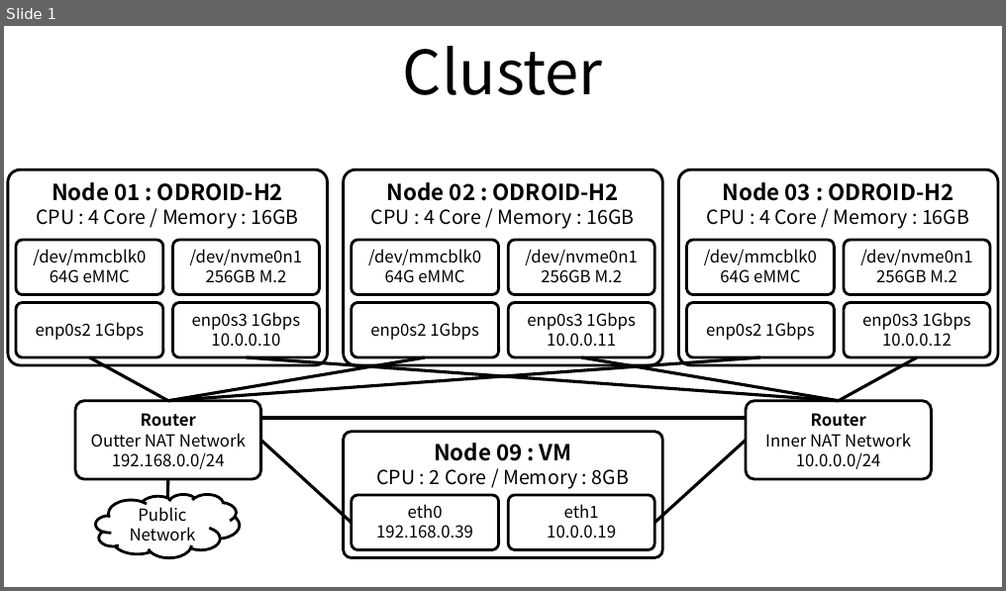
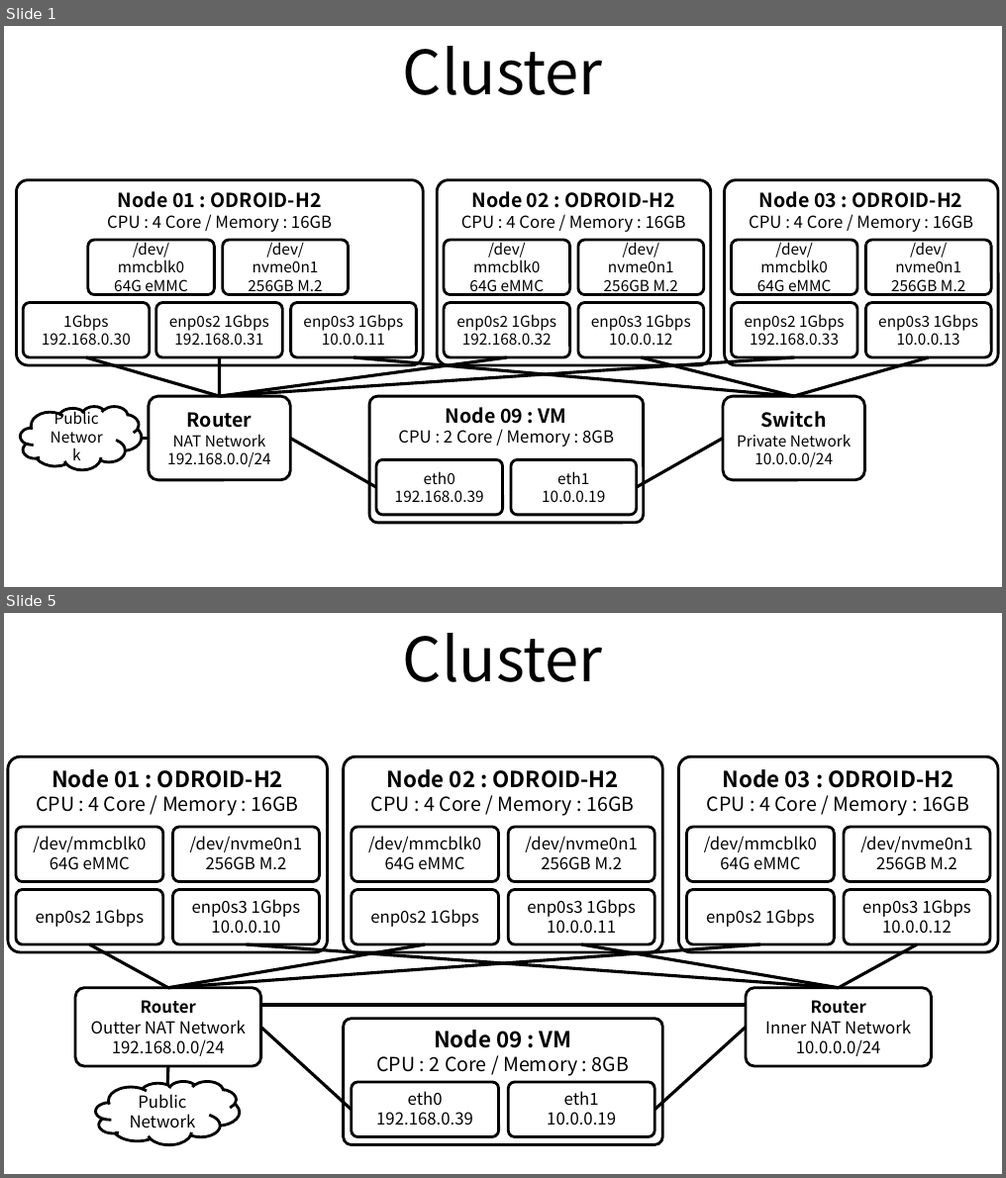
Before and after one commit to ssup2/blog-old, a slide deck: images/record/ODROID-H2_Cluster_Build/ODROID-H2_Cluster_Build.pptx. Shown one above the other, each under a label of ours: slide 1 before the commit, slides 1 and 5 after it; the slides between them are not shown. The pictures are 1006x591 and 1006x1178 pixels, drawn with LibreOffice and Linux fonts; fonts in the diff are those of the drawing. Boxes give left, top, right and bottom in pixels: in the first picture for what was removed or moved away, otherwise in the second. Text is boxed around its words. In the diff, an @@ line names an element or a change of style, - is before the commit and + after.

```diff
--- a/images/record/ODROID-H2_Cluster_Build/ODROID-H2_Cluster_Build.pptx
+++ b/images/record/ODROID-H2_Cluster_Build/ODROID-H2_Cluster_Build.pptx
@@ slide 1 added at [4,26,1002,587], background #FFFFFF @@
@@ title added at [403,46,603,95], 44 pt, text #000000 @@
+Cluster
@@ rounded rectangle added at [16,180,423,367], outline #000000 2 pt, 12 pt, text #000000 @@
+Node 01 : ODROID-H2
+CPU : 4 Core / Memory : 16GB
@@ rounded rectangle added at [437,180,711,367], outline #000000 2 pt, 12 pt, text #000000 @@
+Node 02 : ODROID-H2
+CPU : 4 Core / Memory : 16GB
@@ rounded rectangle added at [725,180,998,367], outline #000000 2 pt, 12 pt, text #000000 @@
+Node 03 : ODROID-H2
+CPU : 4 Core / Memory : 16GB
@@ rounded rectangle added at [88,240,215,294], outline #000000 2 pt, 11 pt, text #000000 @@
+/dev/mmcblk0
+64G eMMC
@@ rounded rectangle added at [223,240,349,294], outline #000000 2 pt, 11 pt, text #000000 @@
+/dev/nvme0n1
+256GB M.2
@@ rounded rectangle added at [445,240,571,294], outline #000000 2 pt, 11 pt, text #000000 @@
+/dev/mmcblk0
+64G eMMC
@@ rounded rectangle added at [578,240,704,294], outline #000000 2 pt, 11 pt, text #000000 @@
+/dev/nvme0n1
+256GB M.2
@@ rounded rectangle added at [732,240,858,294], outline #000000 2 pt, 11 pt, text #000000 @@
+/dev/mmcblk0
+64G eMMC
@@ rounded rectangle added at [865,240,991,294], outline #000000 2 pt, 11 pt, text #000000 @@
+/dev/nvme0n1
+256GB M.2
@@ rounded rectangle added at [23,302,150,358], outline #000000 2 pt, 11 pt, text #000000 @@
+1Gbps
+192.168.0.30
@@ rounded rectangle added at [155,302,282,358], outline #000000 2 pt, 11 pt, text #000000 @@
+enp0s2 1Gbps
+192.168.0.31
@@ rounded rectangle added at [290,302,416,358], outline #000000 2 pt, 11 pt, text #000000 @@
+enp0s3 1Gbps
+10.0.0.11
@@ rounded rectangle added at [445,302,571,358], outline #000000 2 pt, 11 pt, text #000000 @@
+enp0s2 1Gbps
+192.168.0.32
@@ rounded rectangle added at [578,302,704,358], outline #000000 2 pt, 11 pt, text #000000 @@
+enp0s3 1Gbps
+10.0.0.12
@@ rounded rectangle added at [732,302,858,358], outline #000000 2 pt, 11 pt, text #000000 @@
+enp0s2 1Gbps
+192.168.0.33
@@ rounded rectangle added at [865,302,991,358], outline #000000 2 pt, 11 pt, text #000000 @@
+enp0s3 1Gbps
+10.0.0.13
@@ line added from (86, 358) to (220, 396), #000000 2.25 pt @@
@@ line added from (220, 358) to (220, 396), #000000 2.25 pt @@
@@ line added from (507, 358) to (220, 396), #000000 2.25 pt @@
@@ line added from (794, 358) to (220, 396), #000000 2.25 pt @@
@@ line added from (353, 358) to (793, 396), #000000 2.25 pt @@
@@ line added from (641, 358) to (793, 396), #000000 2.25 pt @@
@@ line added from (928, 358) to (793, 396), #000000 2.25 pt @@
@@ cloud added at [20,406,141,471], fill #FFFFFF, outline #000000 2 pt, 11 pt, text #000000 @@
+Public
+Network
@@ rounded rectangle added at [149,396,290,480], outline #000000 2 pt, 11 pt, text #000000 @@
+Router
+NAT Network
+192.168.0.0/24
@@ rounded rectangle added at [369,396,643,523], outline #000000 2 pt, 12 pt, text #000000 @@
+Node 09 : VM
+CPU : 2 Core / Memory : 8GB
@@ rounded rectangle added at [723,396,864,480], outline #000000 2 pt, 11 pt, text #000000 @@
+Switch
+Private Network
+10.0.0.0/24
@@ line added from (149, 438) to (142, 438), #000000 2.25 pt @@
@@ line added from (376, 487) to (290, 438), #000000 2.25 pt @@
@@ line added from (637, 487) to (723, 438), #000000 2.25 pt @@
@@ rounded rectangle added at [376,460,503,515], outline #000000 2 pt, 11 pt, text #000000 @@
+eth0
+192.168.0.39
@@ rounded rectangle added at [511,460,637,515], outline #000000 2 pt, 11 pt, text #000000 @@
+eth1
+10.0.0.19
@@ what was slide 1 is now slide 5 @@
```
Also in this commit, not shown: 2 other slides added, 4 other files.
